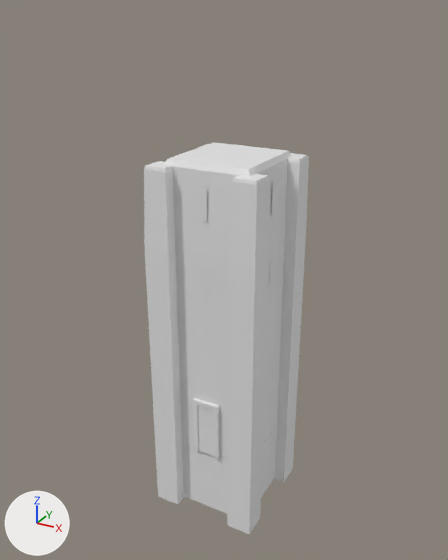
What one commit did to the COLLADA model art/meshes/structural/west_defense_tower_01.dae.
Camera for both pictures: a 50 mm camera at (0.445, -0.824, 0.706) aimed at (-0.009, 0.002, 0.293). The lights are fixed; the arrows at lower left show +X, +Y and +Z.
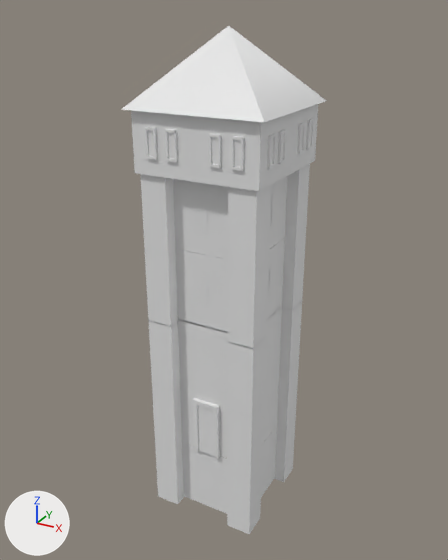
Where the change shows, as pixel boxes (x1, y1, x2, y2) in the pictures (448 x 560 px):
'Cube.001', reshaped, turned: before (144, 142, 309, 534); after (121, 26, 327, 534)
part 1 of me_cube_007, rebuilt (not visible before): after (228, 186, 270, 273)
part 2 of me_cube_007, rebuilt: before (144, 161, 178, 326); after (285, 164, 310, 242)
part 3 of me_cube_007, rebuilt (not visible afterwards): before (228, 174, 269, 348)
part 4 of me_cube_007, rebuilt: before (282, 153, 309, 310); after (140, 174, 175, 255)
part 5 of me_cube_007, rebuilt: before (163, 142, 292, 332); after (173, 176, 287, 259)
part 6 of me_cube_007, rebuilt (not visible before): after (201, 200, 207, 233)
part 7 of me_cube_007, rebuilt (not visible afterwards): before (201, 188, 207, 222)
part 8 of me_cube_007, added: after (121, 26, 327, 456)

What the commit changed:
me_cube_007 is used by ob_cube_001; location (0.0, 0.0, 0.0); rotation (0.0, 0.0, -3.142), in degrees (0, 0, -180).
me_cube_007 had 260 vertices, 286 faces and spanned x -0.095..0.095, y -0.095..0.096, z -0.127..0.503.
me_cube_007 now has 885 vertices, 676 faces and spans x -0.112..0.111, y -0.112..0.111, z -0.127..0.683.
me_cube_007 part 1: the loose piece of 16 vertices spanning x 0.052..0.095, y -0.094..-0.05, z 0.242..0.495 is rebuilt with 8 vertices and now spans x 0.051..0.094, y -0.096..-0.053, z 0.363..0.486.
me_cube_007 part 2: the loose piece of 16 vertices spanning x 0.052..0.095, y 0.053..0.096, z 0.242..0.495 is rebuilt with 8 vertices and now spans x 0.051..0.095, y 0.051..0.095, z 0.363..0.486.
me_cube_007 part 3: the loose piece of 16 vertices spanning x -0.094..-0.051, y 0.053..0.096, z 0.242..0.495 is rebuilt with 8 vertices and now spans x -0.095..-0.052, y 0.05..0.094, z 0.363..0.486.
me_cube_007 part 4: the loose piece of 16 vertices spanning x -0.095..-0.051, y -0.095..-0.051, z 0.242..0.495 is rebuilt with 8 vertices and now spans x -0.095..-0.052, y -0.096..-0.053, z 0.363..0.486.
me_cube_007 part 5: the loose piece of 16 vertices spanning x -0.075..0.075, y -0.075..0.075, z 0.245..0.503 is rebuilt with 8 vertices and now spans x -0.075..0.075, y -0.075..0.075, z 0.367..0.49.
me_cube_007 part 6: the loose piece of 4 vertices spanning x -0.005..0.006, y -0.076, z 0.42..0.469 is rebuilt with 4 vertices and now spans x -0.005..0.006, y -0.076, z 0.402..0.451.
me_cube_007 part 7: the loose piece of 4 vertices spanning x -0.006..0.005, y 0.076, z 0.42..0.469 is rebuilt with 4 vertices and now spans x -0.006..0.005, y 0.076, z 0.402..0.451.
me_cube_007 part 8: 653 vertices added at x -0.112..0.111, y -0.112..0.111, z 0.0..0.683.
Object 'Cube.001' (ob_cube_001) turns from (0, 0, -180) to (0, 0, 0) degrees about x, y and z.
